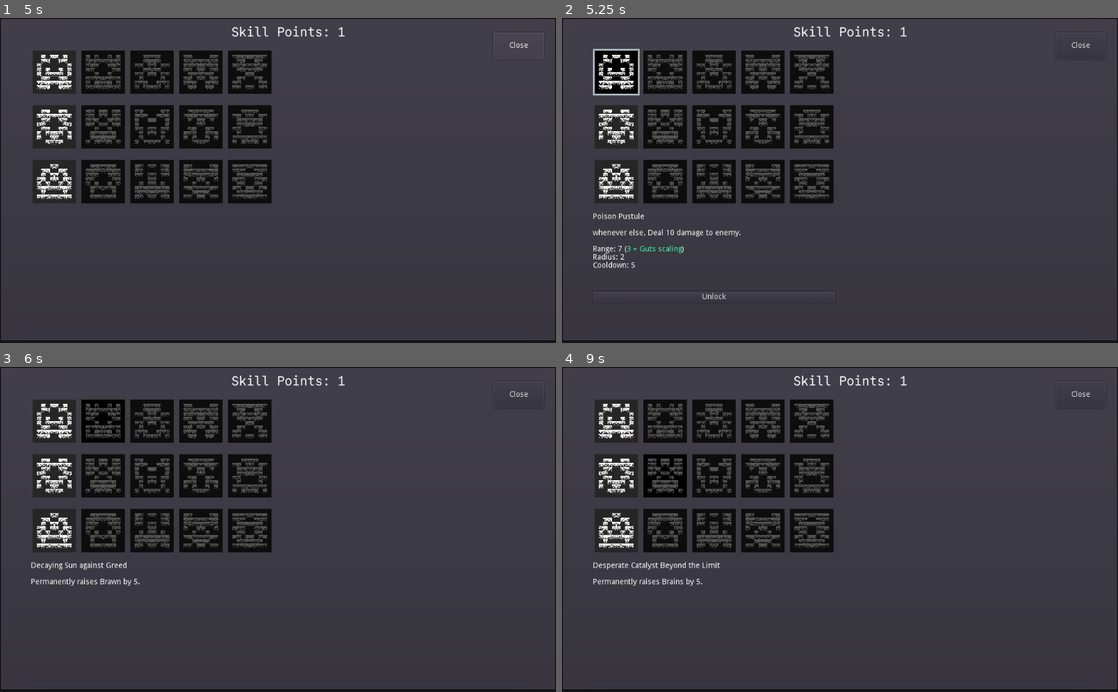
Above: before the commit, frames 1-4 (two rows, left to right).
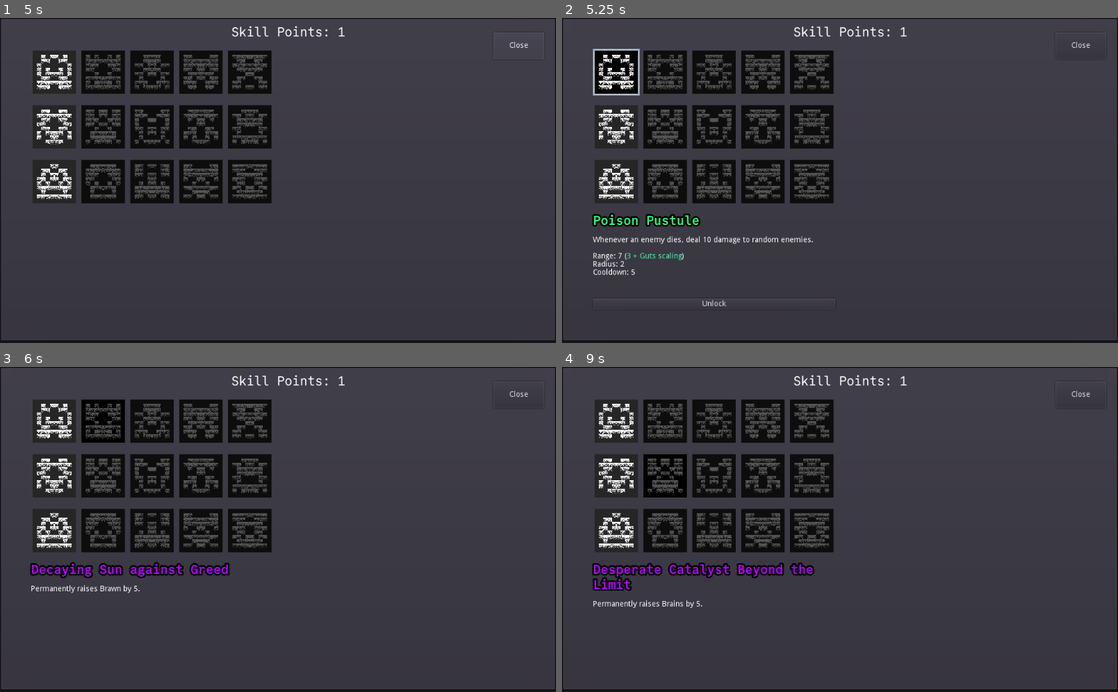
Above: after the commit, the same moments.

Repository: redxaxder/7DRL2024
Game: Godot game, scene res://main.tscn
Two runs of this game, one before a commit and one after it. Both use one fixed random seed, a clock stepped at 60 frames per second and the inputs below.
Inputs (mouse positions are in pixels of both pictures, inside the frame that each line leads up to):
- Up to frame 1 (5 s): click (428, 317) at 0.5 s; click (483, 24) at 1.25 s; tap Enter at 2 s; move the mouse to (278, 180) at 2.02 s; hold D (right) 2.03-2.78 s; hold Space (toggle) 2.03-2.78 s; click (278, 180) at 2.17 s; move the mouse to (166, 196) at 2.77 s; hold S (down) 2.78-3.5 s; tap Space (toggle) at 2.85 s; click "DONE" at 3.5 s; click "Skill Tree" at 4.25 s
- Up to frame 2 (5.25 s): click (617, 73) at 5.02 s
- Up to frame 3 (6 s): click (105, 422) at 5.77 s
- Up to frame 4 (9 s): click (712, 422) at 6.52 s; click (762, 422) at 7.27 s; click (812, 422) at 8.02 s; click (667, 477) at 8.77 s

Frame 1 is identical in both runs. In frame 2, 1.8% of the frame differs, in the area x 5-50%, y 60-89%; in frame 3, 1.5%; in frame 4, 1.8%.

Commit message:
Skill descriptions done

Diff:
--- a/ViewSkillTree.gd
+++ b/ViewSkillTree.gd
@@ -92,14 +92,14 @@
 				drawButtonUnselected(button)
 
 			if(unlocked_skills.has(skill.name)):
-				drawButtonUnlocked(button, skill.name)
+				drawButtonUnlocked(button, skill)
 			elif(is_available(skill)):
 				drawButtonAvailable(button)
 			else:
 				drawButtonUnavailable(button)
 
-func drawButtonUnlocked(button: Button, skill_name : String):
-	button.modulate = RandomUtil.color_hash(skill_name)
+func drawButtonUnlocked(button: Button, skill : Skill):
+	button.modulate = skill.get_color()
 
 func drawButtonAvailable(button: Button):
 	button.modulate = Color.white
@@ -122,6 +122,8 @@
 func selectSkill(skill: Skill, button: Button = null):
 	selected_skill = skill
 	$VBoxContainer/SkillName.text = skill.name
+	$VBoxContainer/SkillName.modulate = skill.get_color()
+	$VBoxContainer/SkillName.margin_left = 3
 	$VBoxContainer/ScrollContainer/SkillDescription.text = ""
 	$VBoxContainer/ScrollContainer/SkillDescription.bbcode_enabled = true
 	$VBoxContainer/ScrollContainer/SkillDescription.append_bbcode(
--- a/ViewSkillTree.tscn
+++ b/ViewSkillTree.tscn
@@ -1,6 +1,13 @@
-[gd_scene load_steps=2 format=2]
+[gd_scene load_steps=4 format=2]
 
 [ext_resource path="res://ViewSkillTree.gd" type="Script" id=1]
+[ext_resource path="res://fonts/CommitMono-700-Regular.otf" type="DynamicFontData" id=2]
+
+[sub_resource type="DynamicFont" id=1]
+size = 24
+outline_size = 3
+outline_color = Color( 0, 0, 0, 1 )
+font_data = ExtResource( 2 )
 
 [node name="ViewSkillTree" type="Control"]
 script = ExtResource( 1 )
@@ -26,15 +33,18 @@
 margin_bottom = 30.0
 
 [node name="SkillName" type="RichTextLabel" parent="VBoxContainer"]
+margin_left = 20.0
 margin_top = 45.0
 margin_right = 200.0
-margin_bottom = 60.0
+margin_bottom = 73.0
+rect_clip_content = false
+custom_fonts/normal_font = SubResource( 1 )
 fit_content_height = true
 
 [node name="ScrollContainer" type="ScrollContainer" parent="VBoxContainer"]
-margin_top = 75.0
+margin_top = 88.0
 margin_right = 200.0
-margin_bottom = 175.0
+margin_bottom = 188.0
 rect_min_size = Vector2( 200, 100 )
 size_flags_vertical = 3
 follow_focus = true
@@ -49,7 +59,7 @@
 scroll_following = true
 
 [node name="UnlockButton" type="Button" parent="VBoxContainer"]
-margin_top = 190.0
+margin_top = 203.0
 margin_right = 200.0
-margin_bottom = 210.0
+margin_bottom = 223.0
 text = "Unlock"
--- a/data/skills/Ability.gd
+++ b/data/skills/Ability.gd
@@ -86,13 +86,11 @@
 
 	match effect.effect_type:
 		SkillsCore.EffectType.Damage:
-			return "Deal {0}{1} damage".format([
+			return "deal {0}{1} damage".format([
 				power(stats),
 				scaled_string
 			])
 		SkillsCore.EffectType.StatBuff:
-			var increase = "Add"
-			if effect.power < 0: increase = "Decrease"
 			var buff = "buff" if effect.power > 0 else "debuff"
 
 			var power_string = "{0}{1}".format([
@@ -100,7 +98,7 @@
 				scaled_string
 			])
 
-			return "Add {power} {stat} {buff}".format({
+			return "add {power} {stat} {buff}".format({
 				"buff": buff,
 				"stat": Stat.NAME[effect.mod_stat],
 				"power": power_string
@@ -108,12 +106,40 @@
 	assert(false, "missing effect description")
 	return ""
 
-func describe_target(target_filter:int) -> String:
-	match target_filter:
-		SkillsCore.Target.Self: return "self"
-		SkillsCore.Target.Allies: return "ally"
-		SkillsCore.Target.Enemies: return "enemy"
-		SkillsCore.TargetAny: return "any"
+
+
+
+func describe_target(target_filter:int, radius: float, trigger_aim : int) -> String:
+	if target_filter == SkillsCore.Target.Self:
+		return "yourself"
+	if radius > 0:
+		if(trigger_aim == SkillsCore.TriggerAim.Self):
+			match target_filter:
+				SkillsCore.Target.Allies: return "allies around you"
+				SkillsCore.Target.Enemies: return "enemies around you"
+				SkillsCore.TargetAny: return "anyone around you"
+		if(trigger_aim == SkillsCore.TriggerAim.EventSource ||
+		trigger_aim == SkillsCore.TriggerAim.EventTarget):
+			match target_filter:
+				SkillsCore.Target.Allies: return "allies around them"
+				SkillsCore.Target.Enemies: return "enemies around them"
+				SkillsCore.TargetAny: return "anyone around them"
+		if(trigger_aim == SkillsCore.TriggerAim.Random):
+			match target_filter:
+				SkillsCore.Target.Allies: return "random allies"
+				SkillsCore.Target.Enemies: return "random enemies"
+				SkillsCore.TargetAny: return "random units"
+	else: #radius 0
+		if(trigger_aim == SkillsCore.TriggerAim.Self):
+			return "yourself";
+		if(trigger_aim == SkillsCore.TriggerAim.EventSource ||
+		trigger_aim == SkillsCore.TriggerAim.EventTarget):
+			return "them"
+		if(trigger_aim == SkillsCore.TriggerAim.Random):
+			match target_filter:
+				SkillsCore.Target.Allies: return "a random ally"
+				SkillsCore.Target.Enemies: return "a random enemy"
+				SkillsCore.TargetAny: return "a random unit"
 	assert(false, "unhandled target")
 	return ""
 
@@ -166,7 +192,7 @@
 
 	dict["range"] = describe_range(stats)
 	dict["radius"] = describe_radius(stats)
-	dict["target"] = describe_target(effect.targets)
+	dict["target"] = describe_target(effect.targets, radius(stats), activation.trigger_aim)
 	dict["activation_text"] = describe_activation_condition()
 	dict["effect_text"] = describe_effect(stats)
 	dict["cooldown"] = describe_cooldown(stats)
@@ -175,8 +201,10 @@
 	# text += "{trigger}\n".format(dict)
 	if activation.trigger == SkillsCore.Trigger.Automatic:
 		text += "{activation_text}, ".format(dict)
-
-	text += "{effect_text}".format(dict)
+		text += "{effect_text}".format(dict)
+	else:
+		text += "{effect_text}".format(dict).capitalize()
+
 	text += " to {target}.\n".format(dict)
 
 #	for m in modifiers:
@@ -197,8 +225,66 @@
 	return text
 
 
+func describe_filter_actor(target_filter:int) -> String:
+	match target_filter:
+		SkillsCore.Target.Self: return "you"
+		SkillsCore.Target.Allies: return "an ally"
+		SkillsCore.Target.Enemies: return "an enemy"
+		SkillsCore.TargetAny: return "anyone"
+	assert(false, "unhandled target")
+	return ""
+
+func describe_filter_actor_possessive(target_filter:int) -> String:
+	match target_filter:
+		SkillsCore.Target.Self: return "your"
+		SkillsCore.Target.Allies: return "an ally's"
+		SkillsCore.Target.Enemies: return "an enemy's"
+		SkillsCore.TargetAny: return "anyone's"
+	assert(false, "unhandled target")
+	return ""
+
 func describe_activation_condition() -> String:
-	if activation.filter == Activation.Filter.DamageReceived:
-		return "whenever damage is dealt"
-	else:
-		return "whenever else"
+	var filter_actor_desc = describe_filter_actor(activation.filter_actor)
+	var filter_actor_desc_ = describe_filter_actor(activation.filter_actor)
+	var optional_s = "" if filter_actor_desc == "you" else "s"
+	if activation.filter == Activation.Filter.DamageDealt:
+		return "Whenever {0} deal{1} damage".format([
+			filter_actor_desc,
+			optional_s
+		])
+	elif activation.filter == Activation.Filter.DamageReceived:
+		return "Whenever damage is dealt to {0}".format([
+			describe_filter_actor(activation.filter_actor)
+		])
+	elif activation.filter == Activation.Filter.Death:
+		return "Whenever {0} die{1}".format([
+			filter_actor_desc,
+			optional_s
+		])
+	elif activation.filter == Activation.Filter.Movement:
+		return "Whenever {0} move{1}".format([
+			filter_actor_desc,
+			optional_s
+		])
+	elif activation.filter == Activation.Filter.Start:
+		return "At the start of an encounter"
+	elif activation.filter == Activation.Filter.Bloodied:
+		return "Whenever {0} HP drops below 25%".format([
+			describe_filter_actor_possessive(activation.filter_actor)
+		])
+	elif activation.filter == Activation.Filter.Miss:
+		return "Whenever {0} attack misses".format([
+			describe_filter_actor_possessive(activation.filter_actor)
+		])
+	elif activation.filter == Activation.Filter.Dodge:
+		return "Whenever {0} dodge{1} an attack".format([
+			filter_actor_desc,
+			optional_s
+		])
+	elif activation.filter == Activation.Filter.Attack:
+		return "Whenever {0} attack{1}".format([
+			filter_actor_desc,
+			optional_s
+		])
+	assert(false, "unhandled target")
+	return ""
--- a/data/skills/Skill.gd
+++ b/data/skills/Skill.gd
@@ -16,3 +16,17 @@
 			return bonus.generate_description()
 	assert(false)
 	return "Error: no description"
+
+func get_color():
+	if bonus:
+		return Color("#b700ff")
+	if ability && ability.effect:
+		if ability.effect.element == Elements.Kind.Physical:
+			return Color("#e7ad47")
+		elif ability.effect.element == Elements.Kind.Poison:
+			return Color("#24ff7a")
+		elif ability.effect.element == Elements.Kind.Fire:
+			return Color("#ff2503")
+		elif ability.effect.element == Elements.Kind.Ice:
+			return Color("#3eb7ff")
+	return RandomUtil.color_hash(name)
--- a/data/skills/SkillTree.gd
+++ b/data/skills/SkillTree.gd
@@ -229,9 +229,9 @@
 		"effect_type":	SkillsCore.EffectType.Damage,
 		"power": 5,
 			# ***EFFECT AIM***
-		"trigger_aim": 	SkillsCore.TriggerAim.EventTarget,
+		"trigger_aim": 	SkillsCore.TriggerAim.EventSource,
 		"ability_range": 0,
-		"radius": 1,
+		"radius": 0,
 		"targets": 		SkillsCore.Target.Enemies,
 			# ***TRIGGER***
 		"trigger": 		SkillsCore.Trigger.Automatic,
@@ -342,12 +342,10 @@
 		"power":			10,
 			# ***EFFECT AIM***
 		"trigger_aim": 	SkillsCore.TriggerAim.Random,
-		"ability_range":  4,
-		"radius":		1,
 		"targets": 		SkillsCore.Target.Self,
 			# ***TRIGGER***
 		"trigger": 		SkillsCore.Trigger.Automatic,
-		"filter": 		Activation.Filter.DamageReceived,
+		"filter": 		Activation.Filter.DamageDealt,
 		"filter_actor": 	SkillsCore.Target.Self,
 		"cooldown_time":	15,
 	})
@@ -456,6 +454,10 @@
 	var modifiers = []
 	if opt.has('modifiers') :
 		modifiers = opt.modifiers
+	if !opt.has('ability_range'):
+		opt['ability_range'] = 0
+	if !opt.has('radius'):
+		opt['radius'] = 0
 	var row = opt.row
 	opt.erase('modifiers')
 	opt.erase('row')
